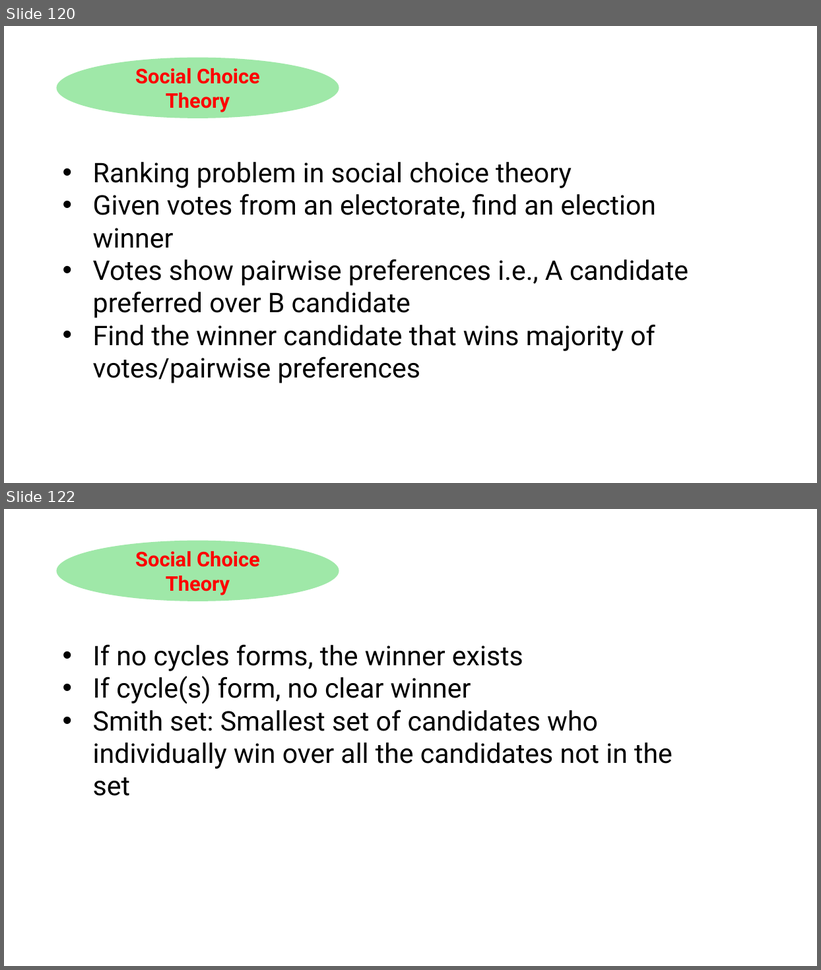
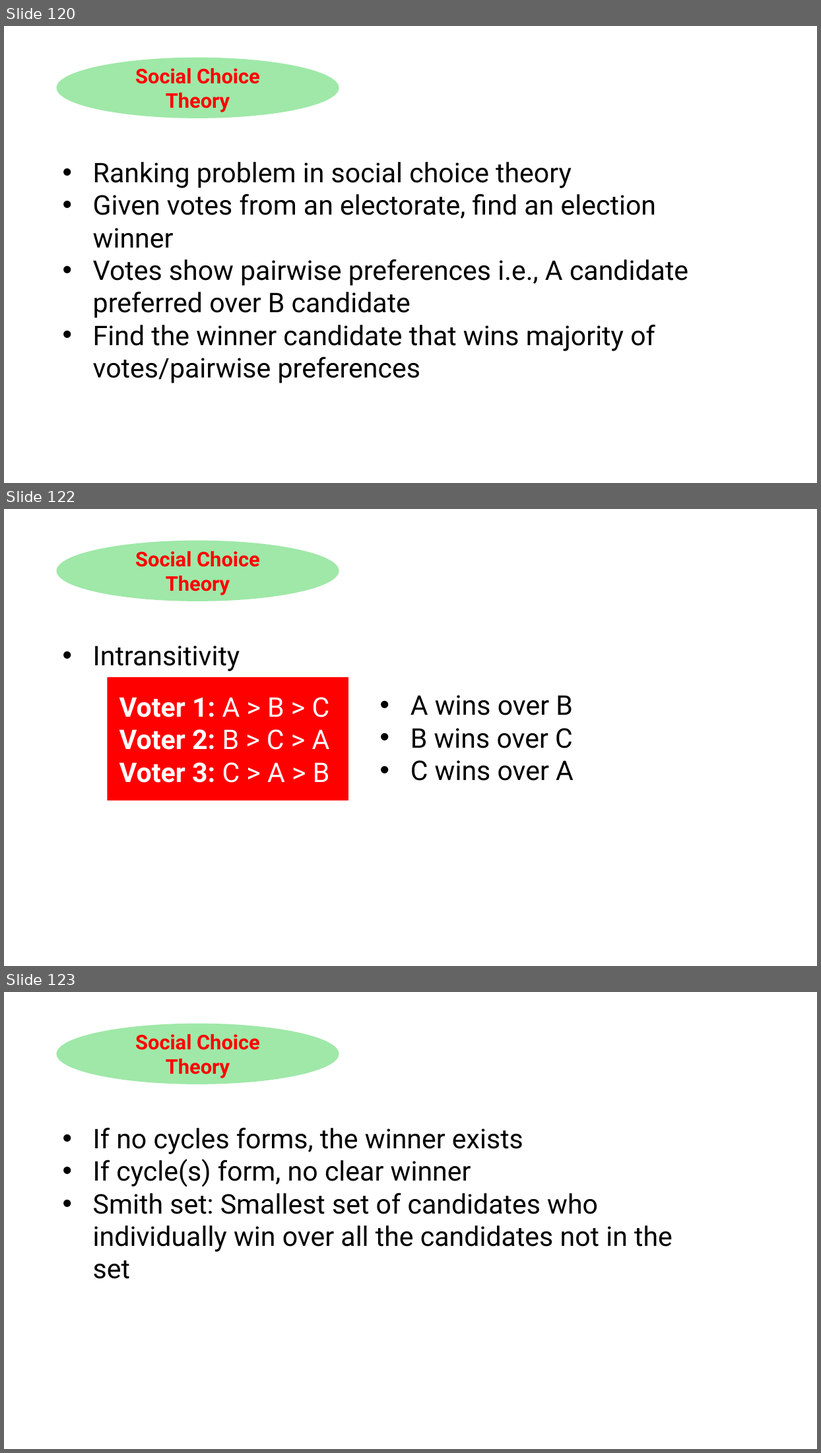
Before and after one commit to HaseebLUMS/Onyx-Presentation, a slide deck: thesis-latency-fairness.pptx. Shown one above the other, each under a label of ours: slides 120 and 122 before the commit, slides 120, 122 and 123 after it; the slides between them are not shown. The pictures are 821x970 and 821x1453 pixels, drawn with LibreOffice and Linux fonts; fonts in the diff are those of the drawing. Boxes give left, top, right and bottom in pixels: in the first picture for what was removed or moved away, otherwise in the second. Text is boxed around its words. In the diff, an @@ line names an element or a change of style, - is before the commit and + after.

```diff
--- a/thesis-latency-fairness.pptx
+++ b/thesis-latency-fairness.pptx
@@ slide 122 added at box(4, 509, 817, 966), background #FFFFFF @@
@@ ellipse added at box(56, 541, 339, 601), fill #47D45A at 52% opacity, 24 pt, text #FF0000, bold @@
+Social Choice Theory
@@ text added at box(93, 646, 240, 671), 32 pt, text #000000 @@
+• Intransitivity
@@ rectangle added at box(107, 677, 349, 801), fill #FF0000, 32 pt, text #FFFFFF, bold @@
+Voter 1: A > B > C
+Voter 2: B > C > A
+Voter 3: C > A > B
@@ text added at box(411, 695, 574, 781), 32 pt, text #000000 @@
+• A wins over B
+• B wins over C
+• C wins over A
@@ what was slide 122 is now slide 123 @@
```
Also in this commit, not shown: 5 slides changed.
